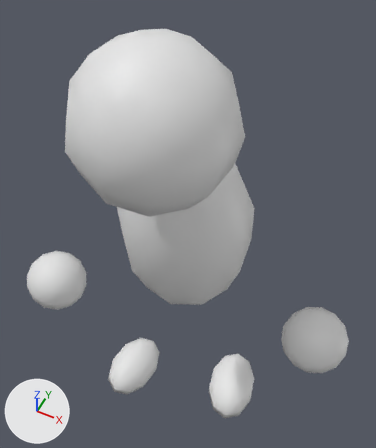
Before and after pictures for a commit that changed the Blender file assets/models/characters/base_hider/base_hider.blend.
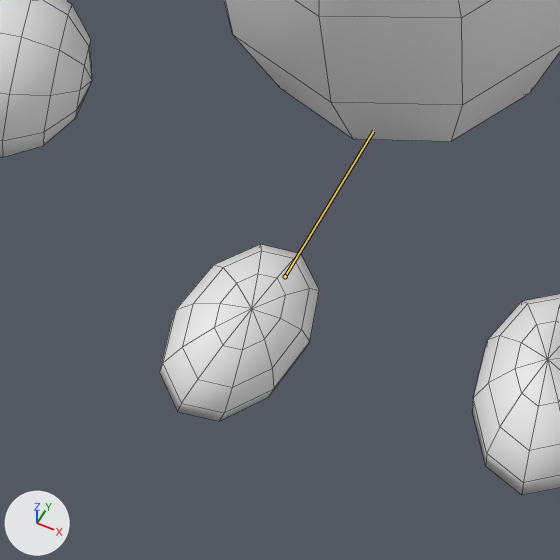
Old and new are each drawn whole from a camera (50 mm lens) standing at (1.67, -3.34, 7.4) and looking at (-0.03, 0.07, 3.13) and again close up on the part from 15% to 63% of the width and 58% to 98% of the height. Arrows for +X, +Y and +Z are at lower left; the lights stay in place. Both versions are drawn at frame 0 of the action 'idle-loop'; the numbers are the values there. The bones that change are drawn over the model as lines in the close-ups. The close-ups show mesh edges as thin lines.
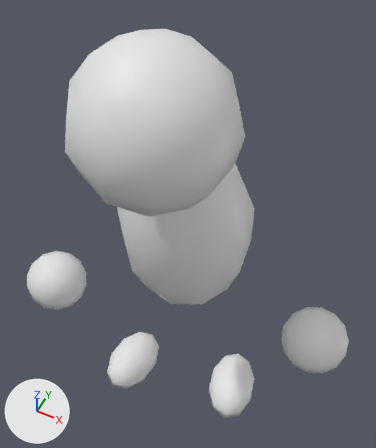
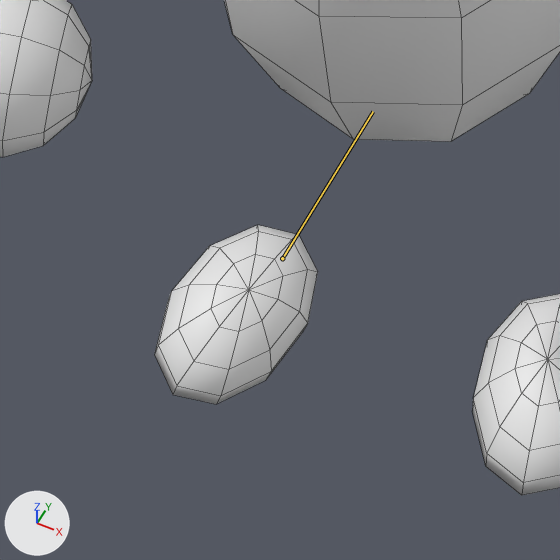
What changed in the scene script:
```text
Change bone_heel_l:
    where bone_heel_l = bpy.data.objects['Armature'].pose.bones['Heel.L']
    bone_heel_l.location: (0.14, 0.0, 0.19) -> (0.14, 0.0, 0.0)
```

Location of each change, [x1, y1, x2, y2] in pixels of the close-ups (560 x 560 px):
'Sphere.003', posed
    before: [159, 244, 560, 495]
    after: [154, 225, 560, 495]
bone 'Heel.L', root to tip
    before: (285, 276) to (373, 131)
    after: (282, 258) to (373, 111)
